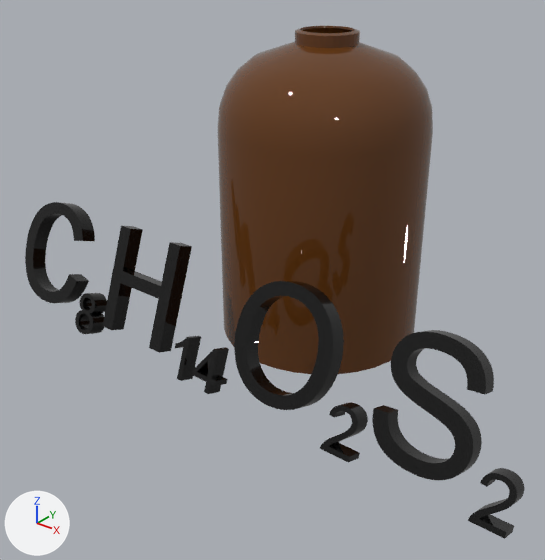
Renders of the glTF model public/model/c8h14o2s2.glb from each side of a commit.
The view is the same before and after, from a camera (50 mm lens) standing at (0.2, -0.289, 0.195) and looking at (0.0, -0.039, 0.04). Every picture has the same lights, and +X, +Y and +Z are marked at lower left. Vertices at the same position are counted once.

The first picture shows 'C8H14O2S2'.
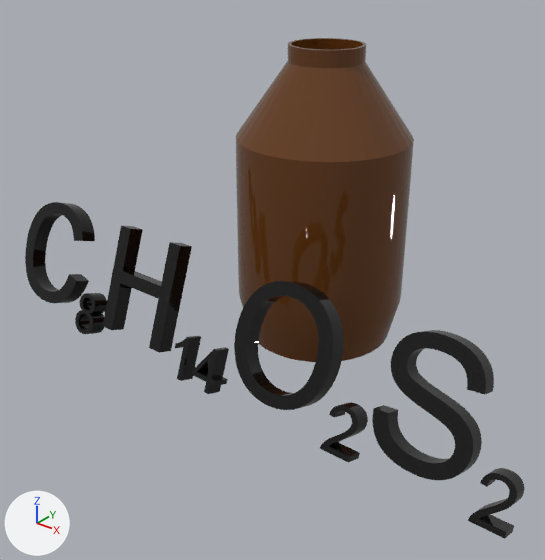
The newer file is also rescaled (x39.37) as a whole; pictures and numbers use the older file's frame.

What differs and where, as boxes [x1, y1, x2, y2] in the pictures (545 x 560 px):
'C8H14O2S2', reshaped
    before: [25, 26, 524, 539]
    after: [25, 38, 524, 539]
part 1 of me_c8h14o2s2, rebuilt (17% narrower, 7% shorter)
    before: [218, 26, 433, 374]
    after: [236, 38, 414, 362]

What the commit changed:
me_c8h14o2s2 is used by ob_c8h14o2s2; location (0.0, 0.0, 0.0).
me_c8h14o2s2 had 2510 vertices, 4996 faces and spanned x -0.141..0.141, y -0.088..0.05, z 0.0..0.149.
me_c8h14o2s2 now has 2414 vertices, 4804 faces and spans x -0.141..0.141, y -0.088..0.042, z -0.002..0.143.
me_c8h14o2s2 part 1: the loose piece of 672 vertices spanning x -0.05..0.05, y -0.05..0.05, z 0.0..0.149 is rebuilt with 576 vertices and now spans x -0.042..0.042, y -0.042..0.042, z -0.002..0.143.
